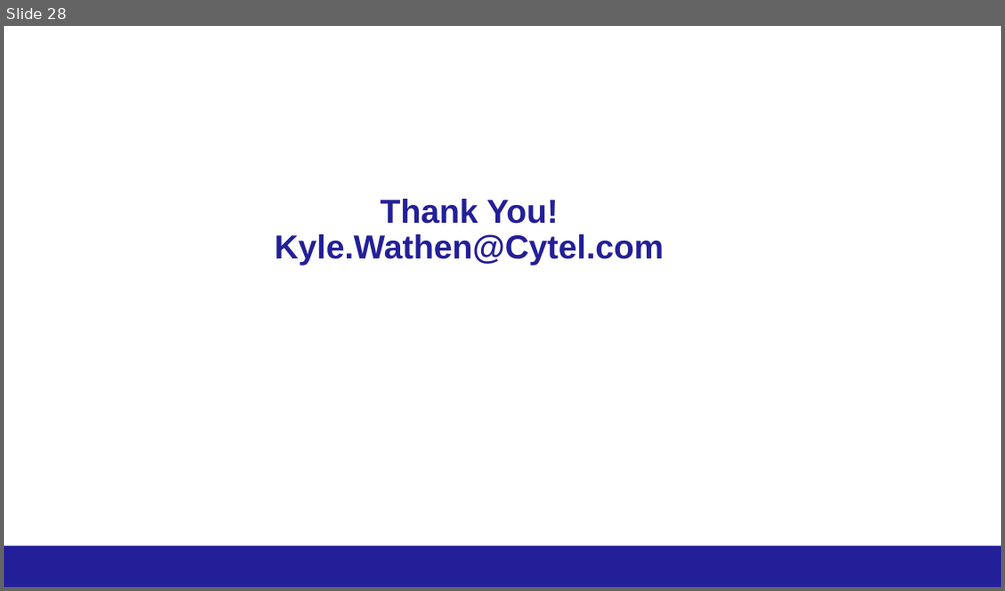
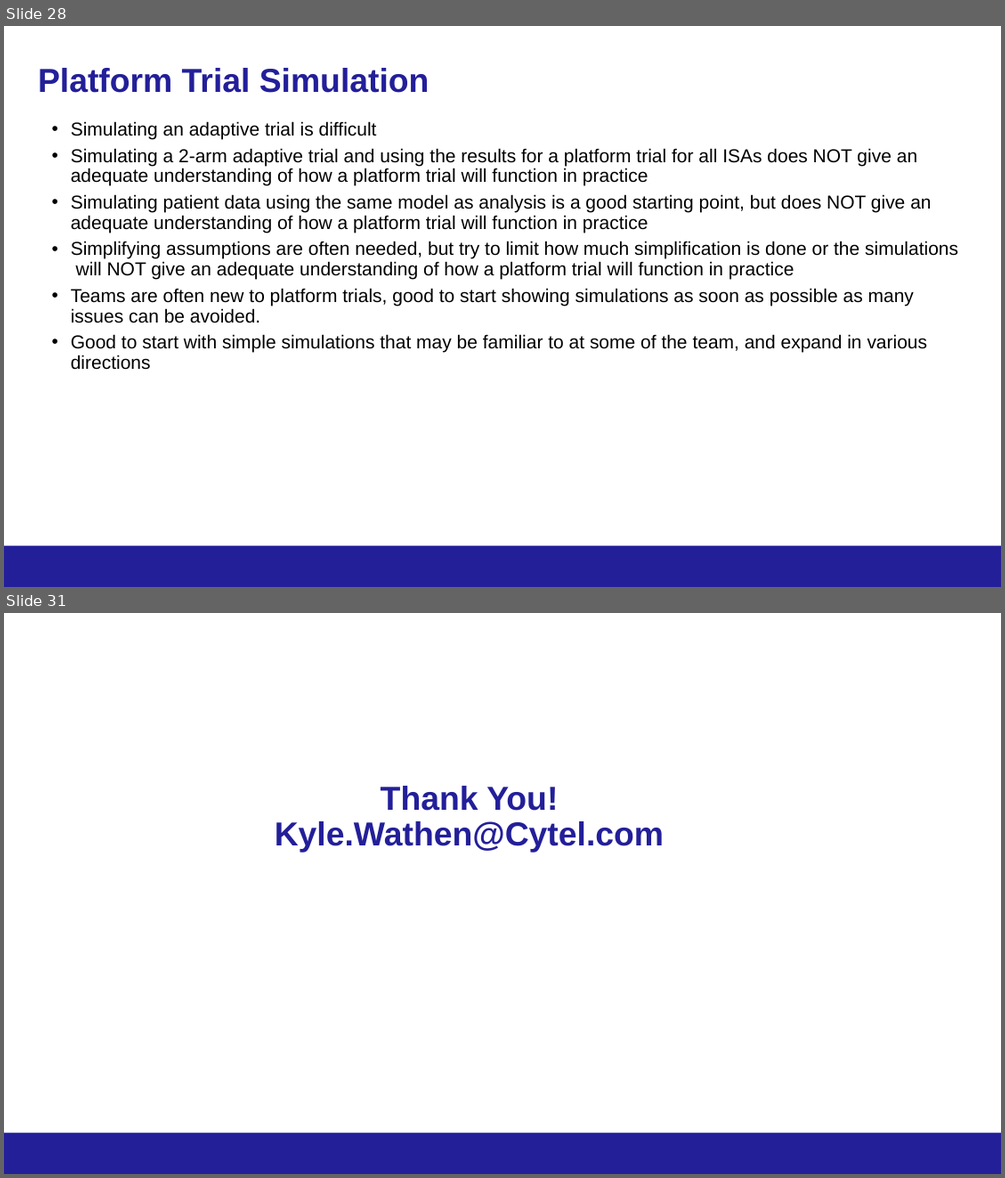
Before and after one commit to kwathen/BayesPharma2024-OCTOPUS, a slide deck: CourseMaterial/Wathen-Bayes2024ForDistribution.pptx. Shown one above the other, each under a label of ours: slide 28 before the commit, slides 28 and 31 after it; the slides between them are not shown. The pictures are 1005x591 and 1005x1178 pixels, drawn with LibreOffice and Linux fonts; fonts in the diff are those of the drawing; background and template pictures are left out. Boxes give left, top, right and bottom in pixels: in the first picture for what was removed or moved away, otherwise in the second. Text is boxed around its words. In the diff, an @@ line names an element or a change of style, - is before the commit and + after.

```diff
--- a/CourseMaterial/Wathen-Bayes2024ForDistribution.pptx
+++ b/CourseMaterial/Wathen-Bayes2024ForDistribution.pptx
@@ slide 28 added at [4,26,1001,587], background #FFFFFF; not listed: 1 template element that a slide beside it also shows @@
@@ title added at [38,68,429,93], 32 pt, text #231F99, bold @@
+Platform Trial Simulation
@@ text added at [71,121,958,370], 18 pt, text #000000 @@
+• Simulating an adaptive trial is difficult
+• Simulating a 2-arm adaptive trial and using the results for a platform trial for all ISAs does NOT give an adequate understanding of how a platform trial will function in practice
+• Simulating patient data using the same model as analysis is a good starting point, but does NOT give an adequate understanding of how a platform trial will function in practice
+• Simplifying assumptions are often needed, but try to limit how much simplification is done or the simulations will NOT give an adequate understanding of how a platform trial will function in practice
+• Teams are often new to platform trials, good to start showing simulations as soon as possible as many issues can be avoided.
+• Good to start with simple simulations that may be familiar to at some of the team, and expand in various directions
@@ page number added at [763,552,987,581], 12 pt, text #231F99 @@
+28
@@ what was slide 28 is now slide 31 @@
```
Also in this commit, not shown: 2 other slides added, 59 other files.
